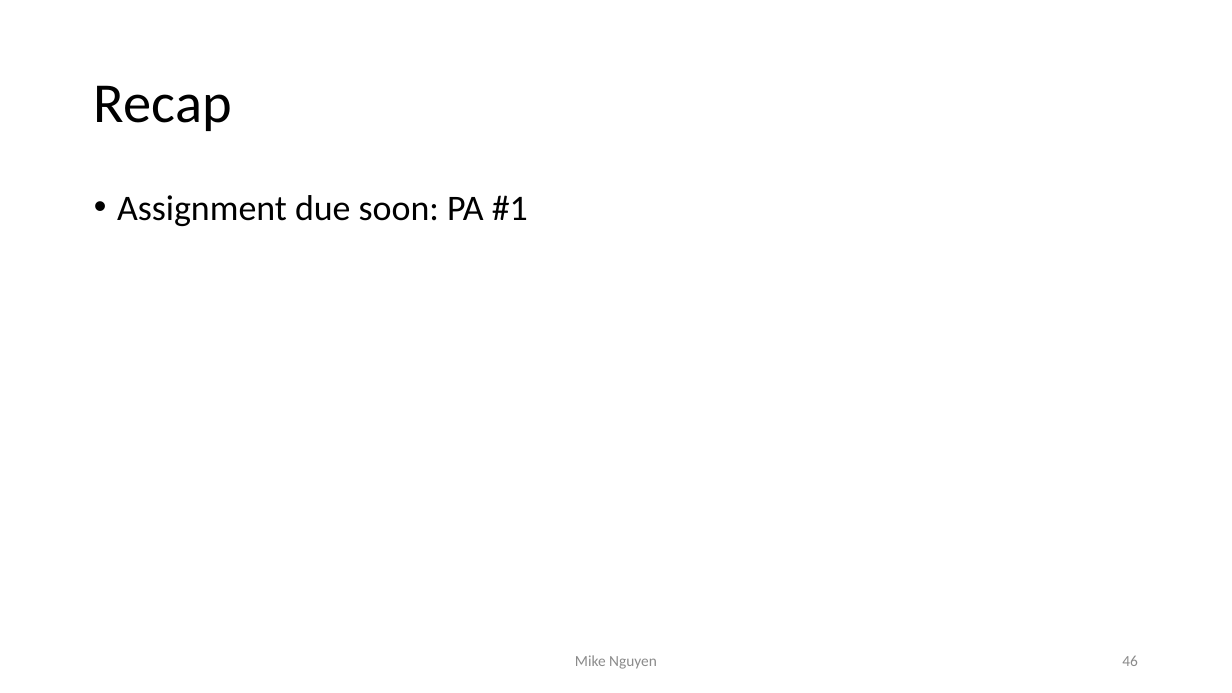
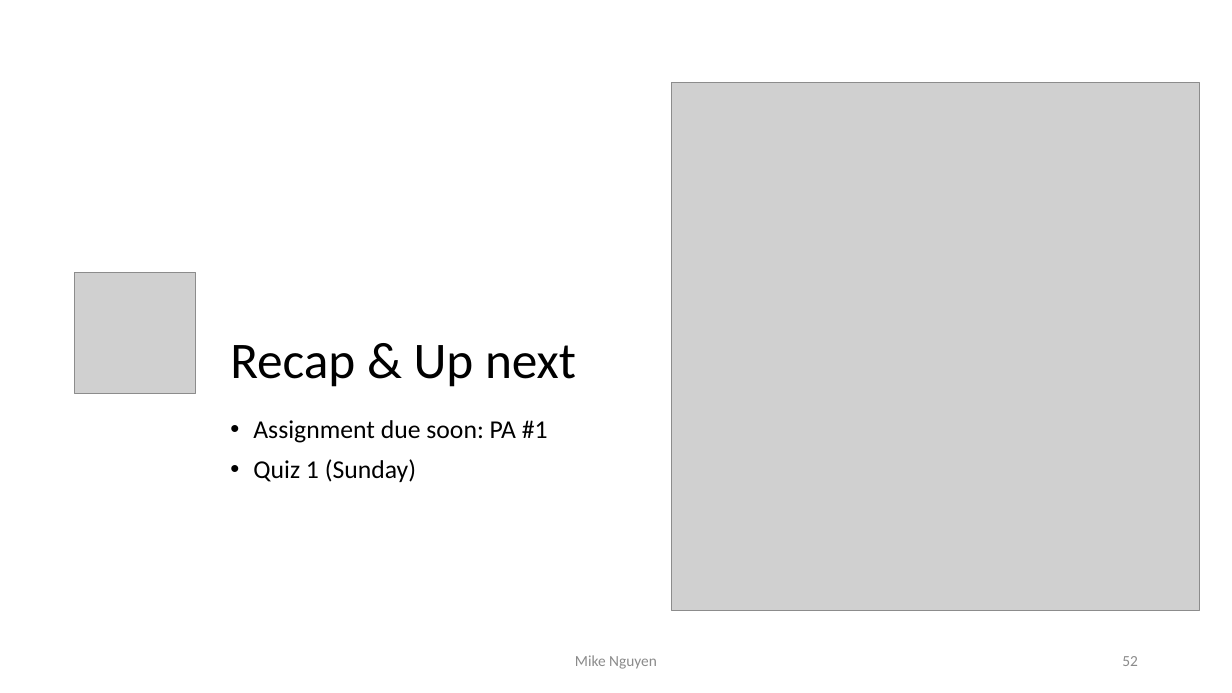
Before and after one commit to mikenguyen13/mar4050, a slide deck: slide 52 of lectures/1/2_Marketing Research Process.pptx (slide 46 before the commit). Drawn at 1232x693 pixels with LibreOffice and Linux fonts; fonts in the diff are those of the drawing; grey boxes stand for pictures. Boxes give left, top, right and bottom in pixels: in the first picture for what was removed or moved away, otherwise in the second. Text is boxed around its words. In the diff, an @@ line names an element or a change of style, - is before the commit and + after.

```diff
--- a/lectures/1/2_Marketing Research Process.pptx
+++ b/lectures/1/2_Marketing Research Process.pptx
@@ picture added at [671,82,1199,610] @@
@@ title "Recap & Up next" at [230,345,576,387]: vertical alignment middle to bottom @@
@@ picture added at [75,273,196,394] @@
@@ title at [230,345,576,387]: text changed; size 44 to 40 pt @@
-Recap
+Recap & Up next
@@ text "Assignment due soon: PA #1": place and size @@
-text "Assignment due soon: PA #1" at [117,195,528,226]
+text "Assignment due soon: PA #1" at [253,420,548,482]
@@ text at [253,420,548,443]: size 28 to 20 pt in "Assignment due soon: PA #1" @@
@@ text at [253,459,416,482]: paragraph added @@
+• Quiz 1 (Sunday)
@@ page number at [1122,656,1138,666]: text changed @@
-46
+52
```
Also in this commit, not shown: 6 other slides changed, 6 slides added, 9 other files.
